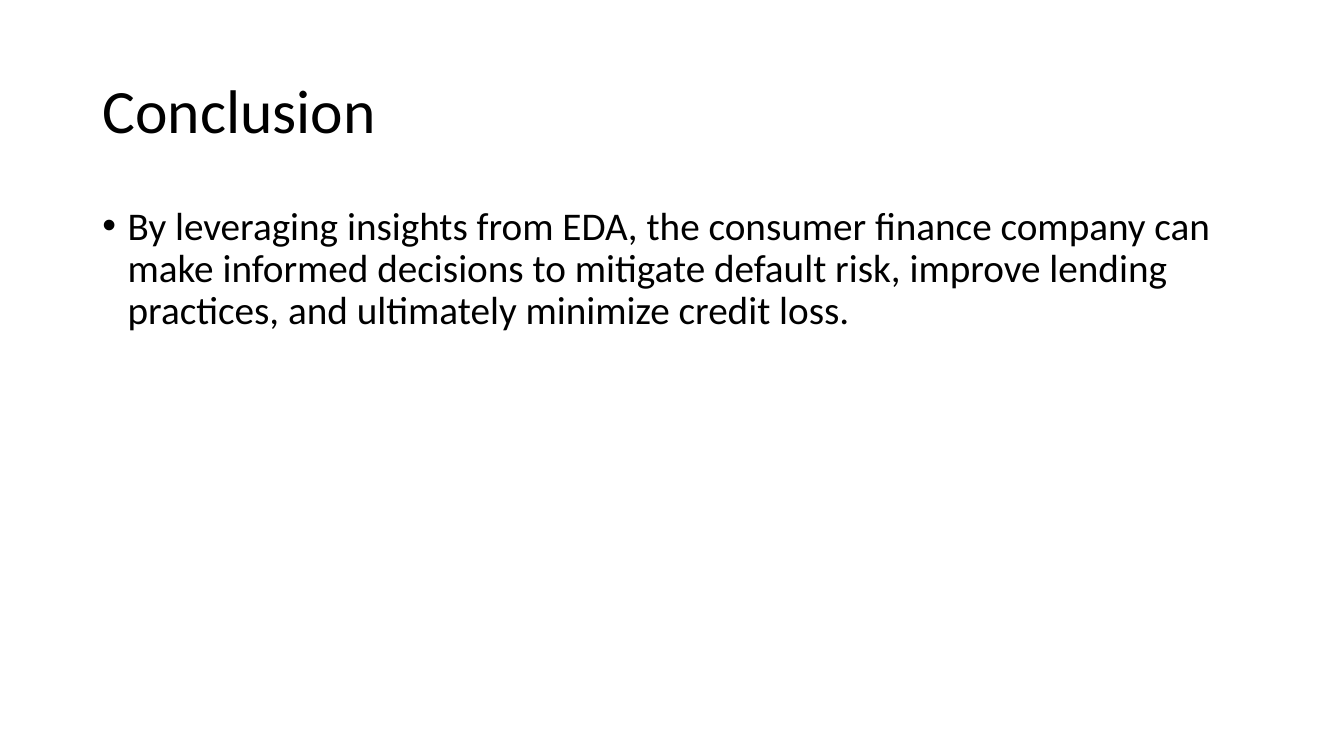
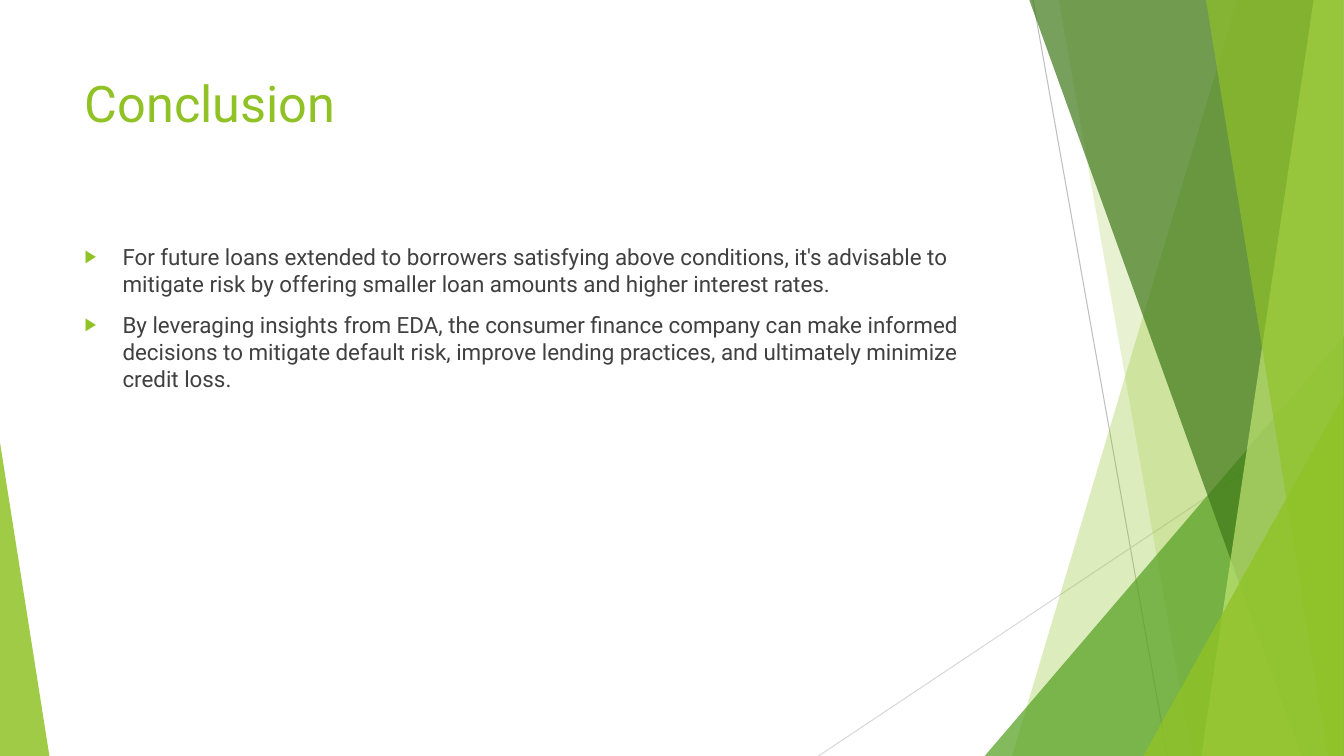
Before and after one commit to sivavaddadi/LendingClubCaseStudy, a slide deck: slide 15 of Lending_Club_Case_Study.pptx (slide 9 before the commit). Drawn at 1344x756 pixels with LibreOffice and Linux fonts; fonts in the diff are those of the drawing. Boxes give left, top, right and bottom in pixels: in the first picture for what was removed or moved away, otherwise in the second. Text is boxed around its words. In the diff, an @@ line names an element or a change of style, - is before the commit and + after.

Commit message:
added charts to the analysis report and added a theme

```diff
--- a/Lending_Club_Case_Study.pptx
+++ b/Lending_Club_Case_Study.pptx
@@ title "Conclusion": place and size @@
-title "Conclusion" at <box>102,90,375,134</box>
+title "Conclusion" at <box>85,84,335,123</box>
@@ title "Conclusion" at <box>85,84,335,123</box>: size 44 to 36 pt, font Calibri to Roboto, text colour #000000 to #90C226; line spacing 0.9 to 1; vertical alignment middle to top @@
@@ text "For future loans extended to ...": place and size @@
-text "For future loans extended to ..." at <box>128,212,1210,331</box>
+text "For future loans extended to ..." at <box>123,248,958,387</box>
@@ text at <box>123,248,947,297</box>: paragraph added @@
+▶ For future loans extended to borrowers satisfying above conditions, it's advisable to mitigate risk by offering smaller loan amounts and higher interest rates.
@@ text at <box>123,316,958,387</box>: size 28 to 16 pt, font Calibri to Roboto, text colour #000000 to #404040 in "By leveraging insights from EDA, the consumer ..."; bullet • to ▶; line spacing 0.9 to 1 @@
@@ group added at <box>0,0,1344,756</box>: 5 freeform shapes, 3 triangles, 2 lines @@
```
Also in this commit, not shown: 8 other slides changed, 6 slides added.
